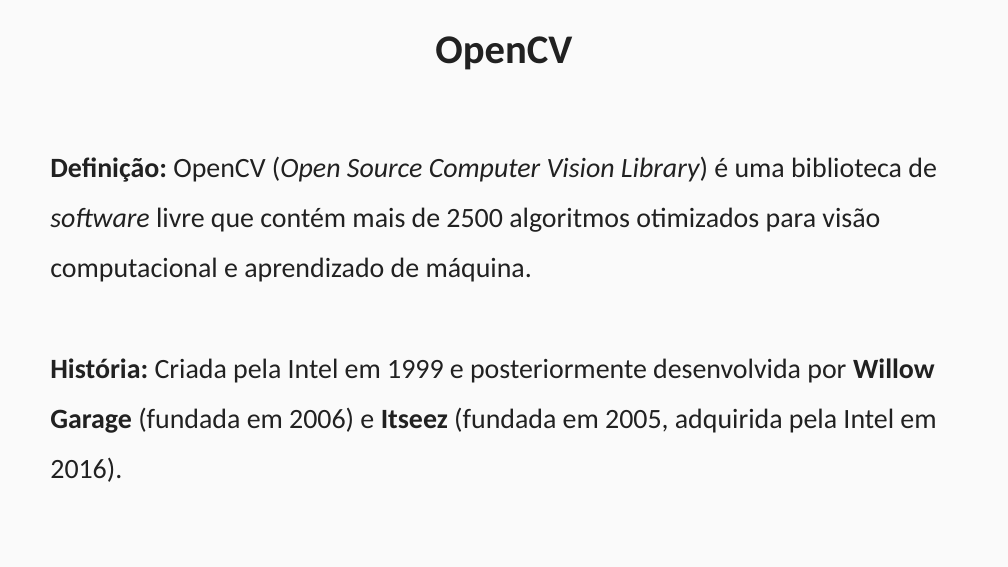
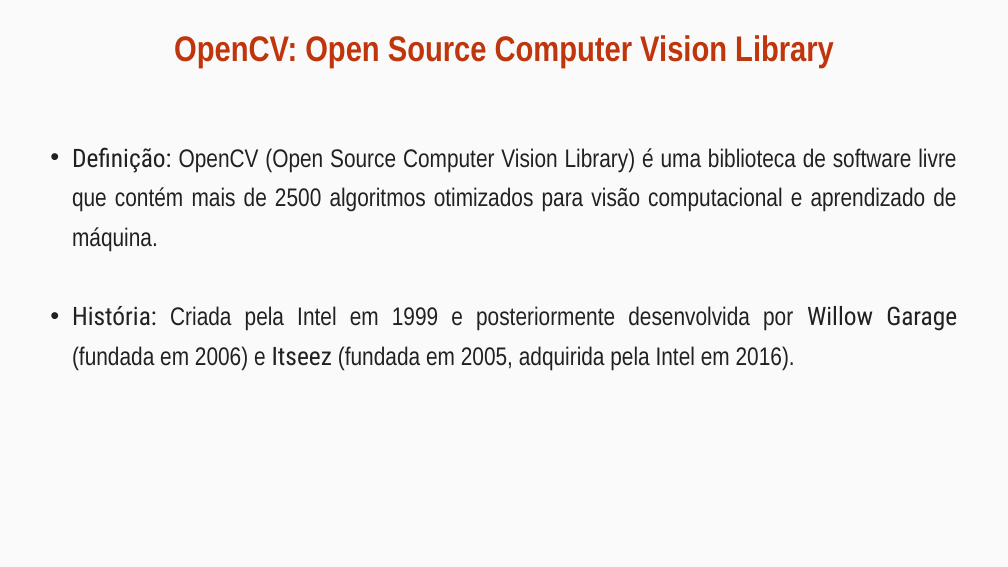
Before and after one commit to maurizioprizzi/finding_lanes, a slide deck: slide 5 of computer_vision_encounter_01.odp (slide 4 before the commit). Drawn at 1008x567 pixels with LibreOffice and Linux fonts; fonts in the diff are those of the drawing. Boxes give left, top, right and bottom in pixels: in the first picture for what was removed or moved away, otherwise in the second. Text is boxed around its words. In the diff, an @@ line names an element or a change of style, - is before the commit and + after.

```diff
--- a/computer_vision_encounter_01.odp
+++ b/computer_vision_encounter_01.odp
@@ title "OpenCV: Open Source Computer Vision ..." at [174, 35, 834, 68]: vertical alignment top to middle @@
@@ title at [174, 35, 834, 68]: text changed; size 32 to 28 pt; font Calibri to Arial Narrow; text colour #212121 to #BF360C @@
-OpenCV
+OpenCV: Open Source Computer Vision Library
@@ subtitle "Definição: OpenCV (Open Source Computer ..." at [72, 147, 957, 371]: size 22 to 20 pt; font Calibri to Roboto Condensed, bold off in "Definição:", "História: Willow Garage Itseez"; font Calibri to Arial Narrow in "OpenCV (Open Source Computer Vision Library) é ...", "Criada pela Intel em 1999 e posteriormente ..."; italic off in "(Open Source Computer Vision Library) software"; alignment left to justified; bullet none to •; line spacing 1.5 to 31.2pt @@
```
Also in this commit, not shown: 13 other slides changed, 4 slides added, 4 slides removed, 6 other files.
